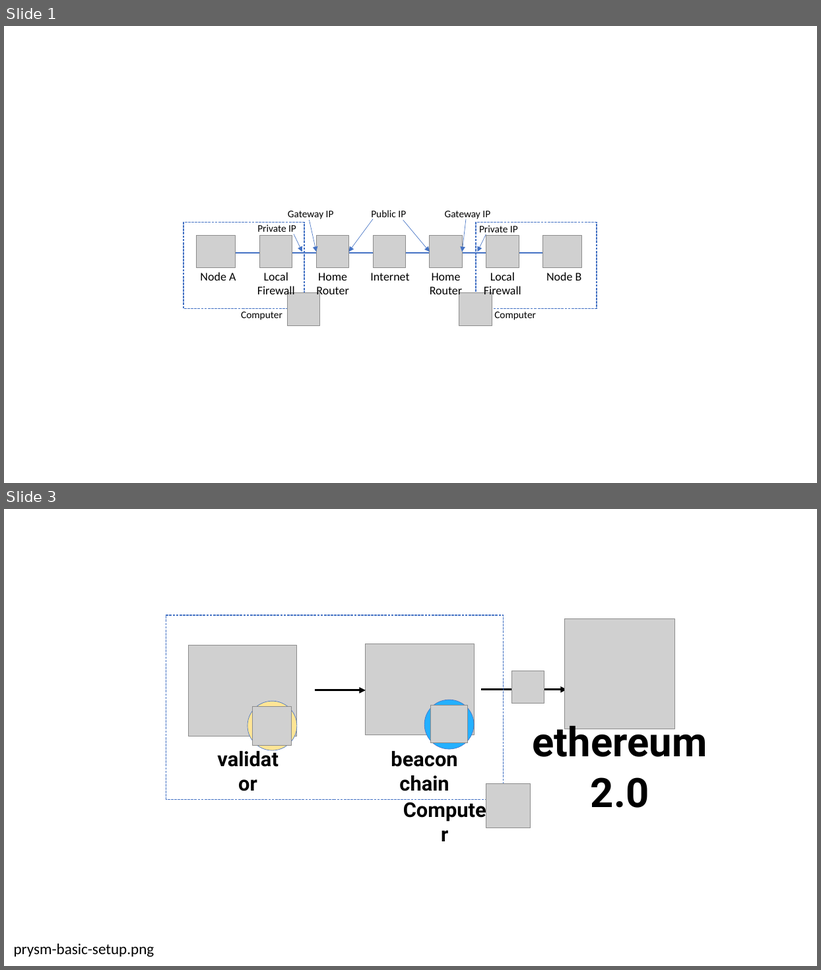
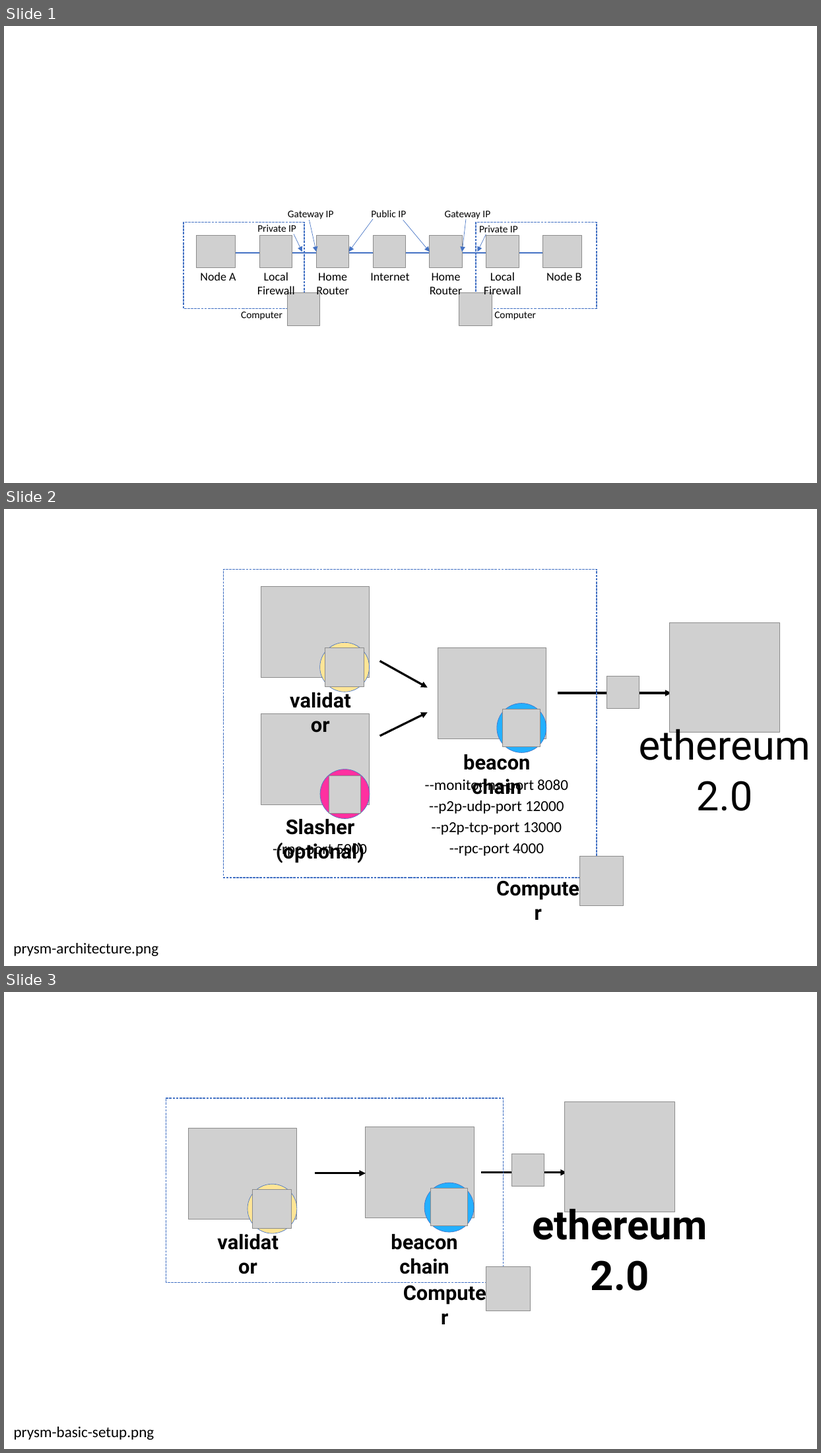
Before and after one commit to prysmaticlabs/documentation, a slide deck: website/static/img/Prysm_Docs.pptx. Shown one above the other, each under a label of ours: slides 1 and 3 before the commit, slides 1, 2 and 3 after it; the slides between them are not shown. The pictures are 821x970 and 821x1453 pixels, drawn with LibreOffice and Linux fonts; fonts in the diff are those of the drawing; grey boxes stand for pictures. Boxes give left, top, right and bottom in pixels: in the first picture for what was removed or moved away, otherwise in the second. Text is boxed around its words. In the diff, an @@ line names an element or a change of style, - is before the commit and + after.

Commit message:
Updated PPTX file

```diff
--- a/website/static/img/Prysm_Docs.pptx
+++ b/website/static/img/Prysm_Docs.pptx
@@ slide 2 added at [4,509,817,966], background #FFFFFF @@
@@ rectangle added at [224,569,597,878], outline #4472C4 1 pt dashed @@
@@ picture added at [261,587,370,679] @@
@@ picture added at [669,623,780,733] @@
@@ ellipse added at [320,642,370,692], fill #FFE596, outline #4472C4 0.5 pt @@
@@ picture added at [325,648,364,687] @@
@@ arrow added from (380, 661) to (428, 688), #000000 2.5 pt @@
@@ picture added at [438,648,547,739] @@
@@ text added at [282,685,358,715], 24 pt, text #000000, bold @@
+validator
@@ picture added at [607,676,640,708] @@
@@ ellipse added at [497,704,547,753], fill #24B0FF, outline #4472C4 0.5 pt @@
@@ arrow added from (558, 693) to (672, 693), #000000 2.5 pt @@
@@ picture added at [261,714,370,805] @@
@@ arrow added from (380, 736) to (428, 713), #000000 2.5 pt @@
@@ picture added at [503,709,541,747] @@
@@ text added at [639,723,811,811], 48 pt, text #000000 @@
+ethereum
+2.0
@@ text added at [463,752,530,795], 24 pt, text #000000, bold @@
+beacon chain
@@ ellipse added at [320,770,370,819], fill #FF30A0, outline #4472C4 0.5 pt @@
@@ picture added at [329,776,362,813] @@
@@ text added at [425,779,568,856], 18 pt, text #000000 @@
+--monitoring-port 8080
+--p2p-udp-port 12000
+--p2p-tcp-port 13000
+--rpc-port 4000
@@ text added at [276,816,364,863], 24 pt, text #000000, bold @@
+Slasher (optional)
@@ text added at [273,842,367,859], 18 pt, text #000000 @@
+--rpc-port 5000
@@ picture added at [580,857,624,907] @@
@@ text added at [490,873,587,903], 24 pt, text #000000, bold @@
+Computer
@@ text added at [13,943,158,956], 18 pt, text #000000 @@
+prysm-architecture.png
```
Also in this commit, not shown: 2 slides changed, 1 other slide added, 1 slide removed.
